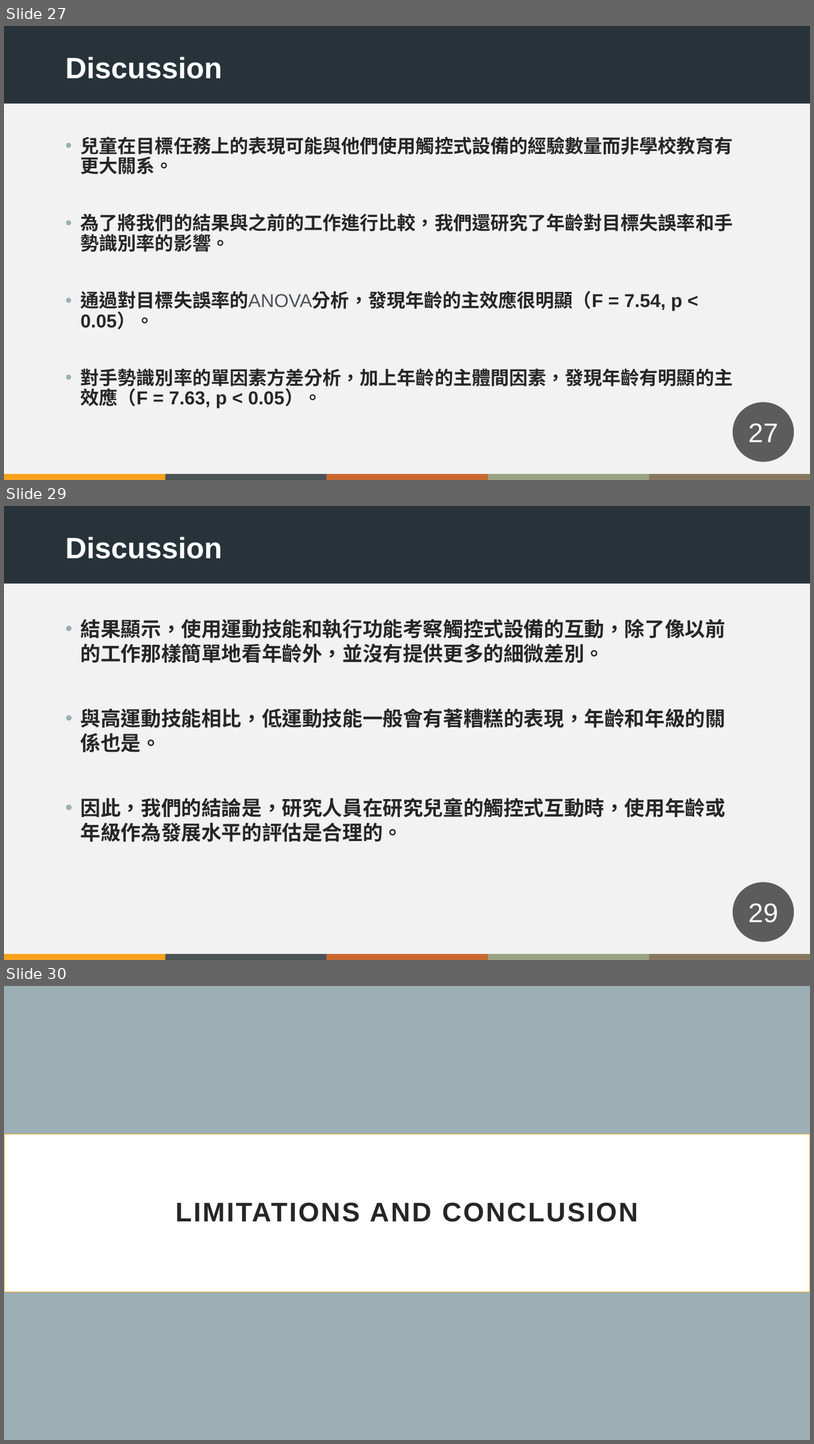
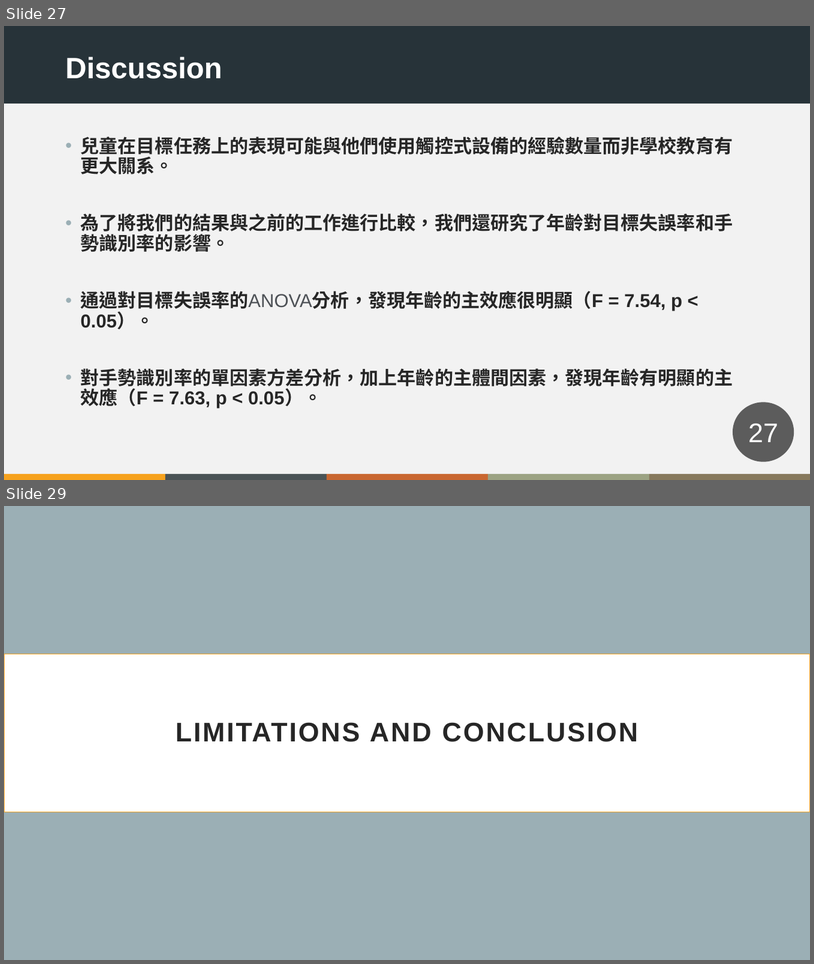
Before and after one commit to crkteam/school, a slide deck: 我的論文/2021-9-26報告內容/2021-9-27.pptx. Shown one above the other, each under a label of ours: slides 27, 29 and 30 before the commit, slides 27 and 29 after it; the slides between them are not shown. The pictures are 814x1444 and 814x964 pixels, drawn with LibreOffice and Linux fonts; fonts in the diff are those of the drawing. Boxes give left, top, right and bottom in pixels: in the first picture for what was removed or moved away, otherwise in the second. Text is boxed around its words. In the diff, an @@ line names an element or a change of style, - is before the commit and + after.

```diff
--- a/我的論文/2021-9-26報告內容/2021-9-27.pptx
+++ b/我的論文/2021-9-26報告內容/2021-9-27.pptx
@@ slide 29 removed at (4,506,810,960), background #F2F2F2; not listed: 6 template elements that a slide beside it also shows @@
@@ text removed at (65,537,222,559) @@
-Discussion
@@ text removed at (81,619,726,841) @@
-• 結果顯示，使用運動技能和執行功能考察觸控式設備的互動，除了像以前的工作那樣簡單地看年齡外，並沒有提供更多的細微差別。
-• 與高運動技能相比，低運動技能一般會有著糟糕的表現，年齡和年級的關係也是。
-• 因此，我們的結論是，研究人員在研究兒童的觸控式互動時，使用年齡或年級作為發展水平的評估是合理的。
@@ page number removed at (733,882,794,942) @@
-29
@@ what was slide 30 is now slide 29 @@
```
Also in this commit, not shown: 3 slides changed, 1 slide added, 2 other slides removed, 2 other files.
